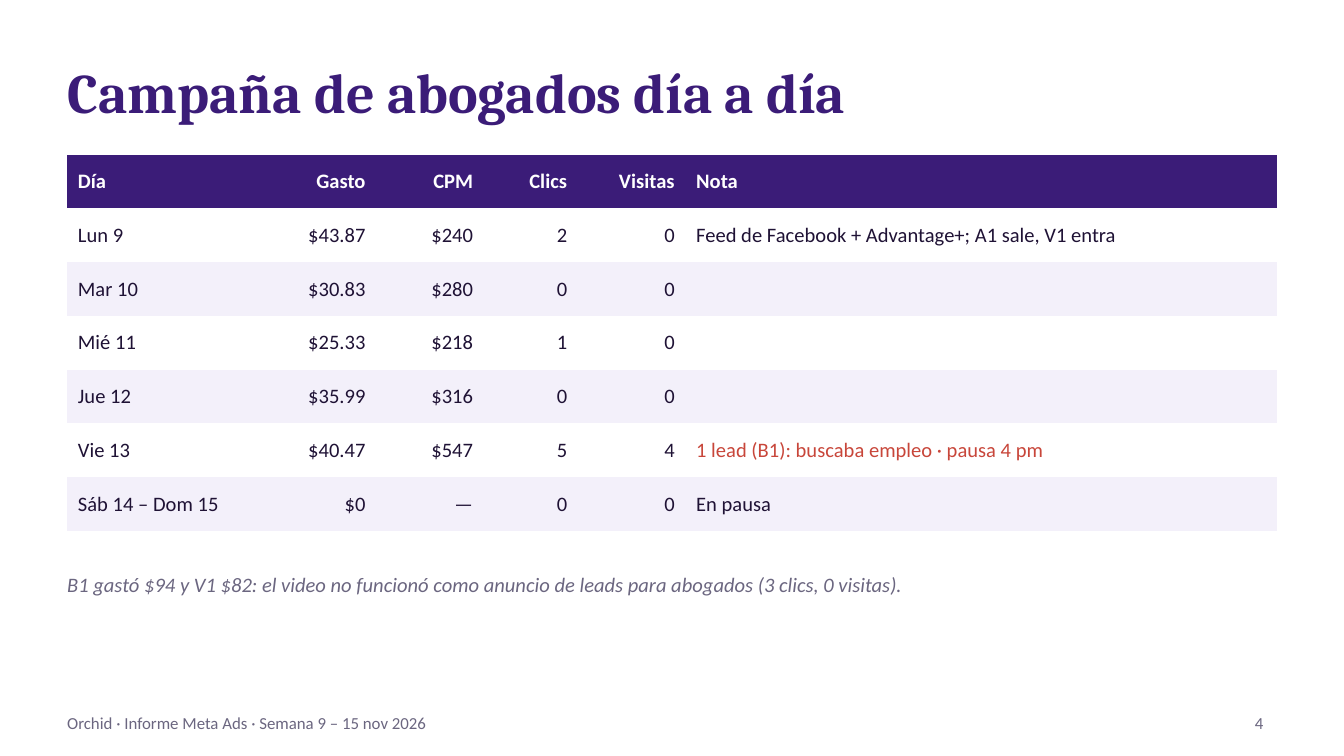
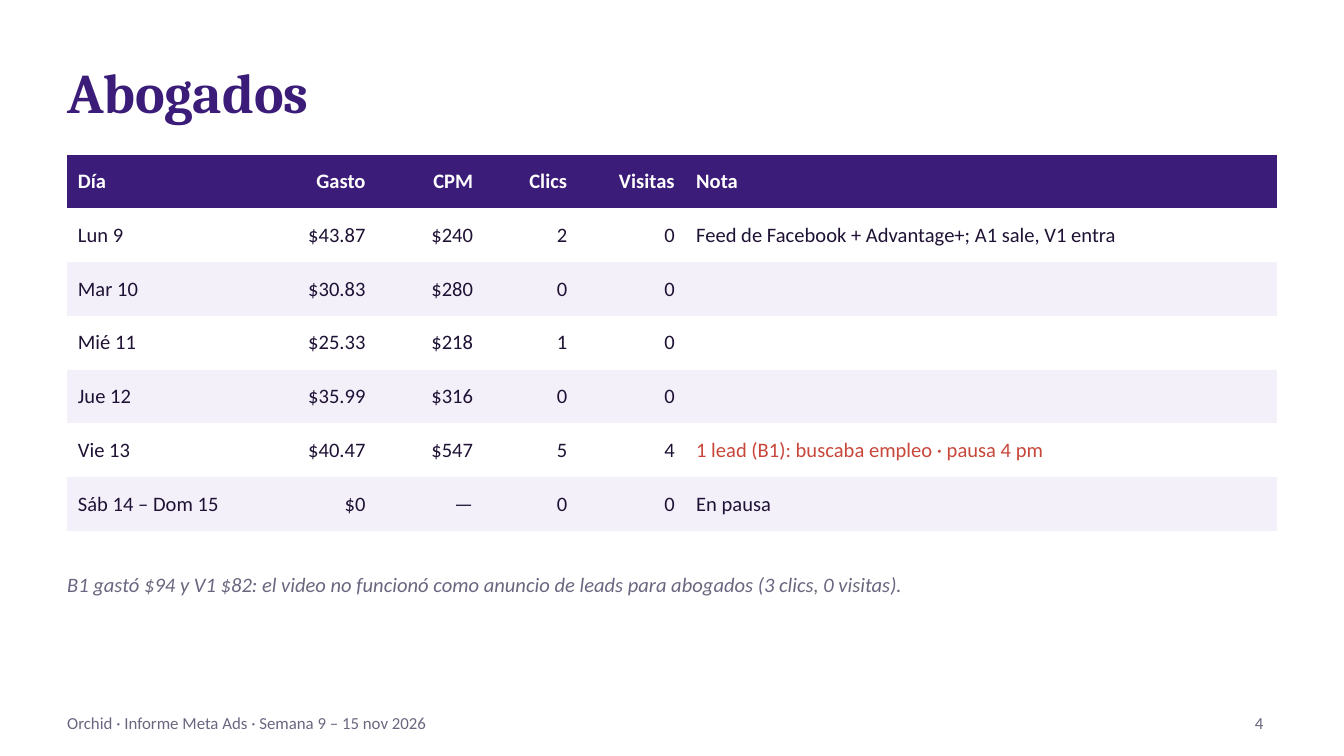
Before and after one commit to manlizard-sys/MetaADS2026, a slide deck: slide 4 of build/reports/informes/Informe_Meta_Ads_Orchid_2026-11-16.pptx. Drawn at 1344x756 pixels with LibreOffice and Linux fonts; fonts in the diff are those of the drawing. Boxes give left, top, right and bottom in pixels: in the first picture for what was removed or moved away, otherwise in the second. Text is boxed around its words. In the diff, an @@ line names an element or a change of style, - is before the commit and + after.

```diff
--- a/build/reports/informes/Informe_Meta_Ads_Orchid_2026-11-16.pptx
+++ b/build/reports/informes/Informe_Meta_Ads_Orchid_2026-11-16.pptx
@@ title at <box>67,74,308,125</box>: text changed @@
-Campaña de abogados día a día
+Abogados
```
Also in this commit, not shown: 8 other slides changed, 1 slide added, 3 other files.
